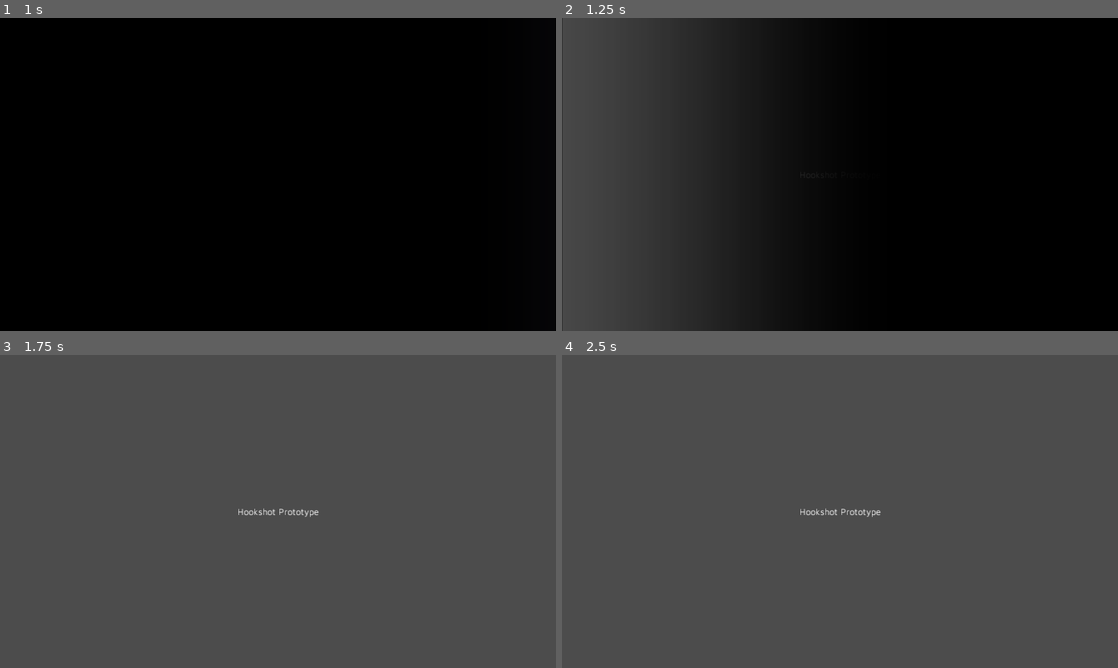
Above: before the commit, frames 1-4 (two rows, left to right).
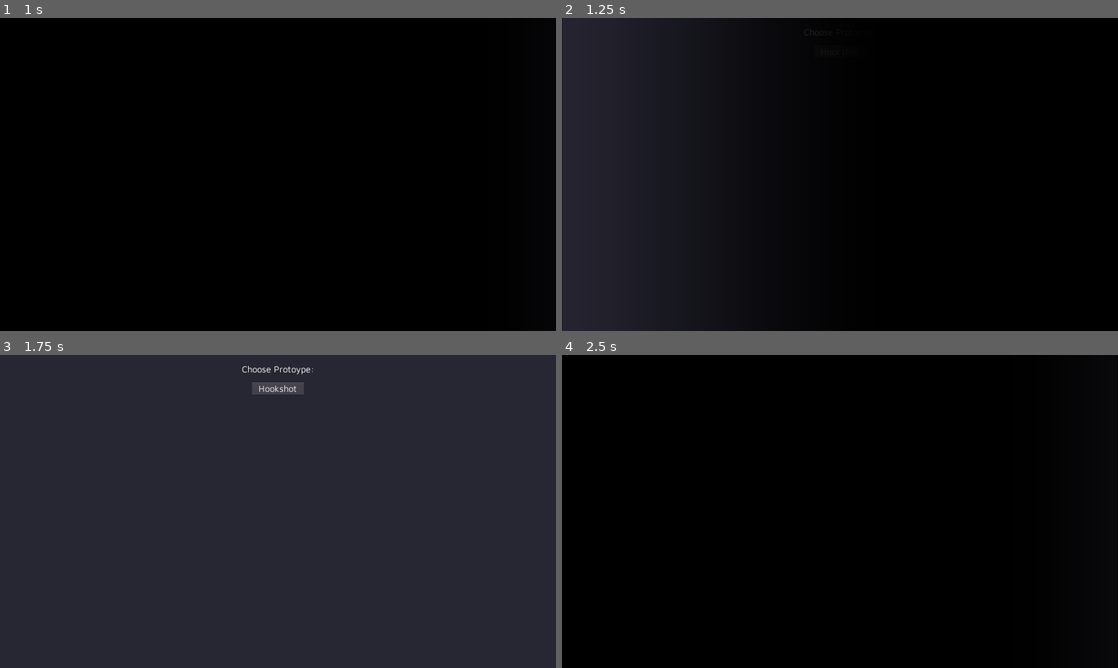
Above: after the commit, the same moments.

Repository: eh-jogos/ghgo2020
Game: Godot game, scene res://PrototypeMenu.tscn
The game is run twice, just before and just after one commit, with the same random seed, the same clock (stepped at 60 frames per second) and the same inputs.
Inputs:
- Up to frame 1 (1 s): click "Hookshot" at 0.5 s
- Up to frame 2 (1.25 s): no input
- Up to frame 3 (1.75 s): hold Up (ui_up) from 1.28 s (still down)
- Up to frame 4 (2.5 s): tap Enter at 2 s; release Up (ui_up) at 2.03 s; hold Down (ui_down) from 2.03 s (still down)

Frame 1 is identical in both runs. In frame 2, 19% of the frame differs, in the area x 0-46%, y 0-100%; in frame 3, 100%; in frame 4, 100%, in the area x 0-100%, y 0-100%.

Commit message:
Add basic placeholder scenes

Diff:
--- a/hookshot_prototype/Main.tscn
+++ b/hookshot_prototype/Main.tscn
@@ -1,12 +1,86 @@
-[gd_scene load_steps=2 format=2]
+[gd_scene load_steps=10 format=2]
 
 [ext_resource path="res://fonts/MavenProRegularl_36.tres" type="DynamicFont" id=1]
+[ext_resource path="res://hookshot_prototype/gameplay_elements/player/Player.tscn" type="PackedScene" id=2]
+[ext_resource path="res://hookshot_prototype/gameplay_elements/checkpoint/Checkpoint.tscn" type="PackedScene" id=3]
+[ext_resource path="res://hookshot_prototype/gameplay_elements/ground/Ground.tscn" type="PackedScene" id=4]
+[ext_resource path="res://hookshot_prototype/resources/white_block.png" type="Texture" id=5]
+[ext_resource path="res://hookshot_prototype/gameplay_elements/hook_points/safe/HootkTarget.tscn" type="PackedScene" id=6]
+[ext_resource path="res://hookshot_prototype/levels/base_level/ScreenLimits.gd" type="Script" id=7]
+
+[sub_resource type="LineShape2D" id=1]
+normal = Vector2( 1, 0 )
+
+[sub_resource type="LineShape2D" id=2]
+normal = Vector2( -1, 0 )
 
 [node name="HookshotMain" type="Node2D"]
 
+[node name="BG" type="Sprite" parent="."]
+self_modulate = Color( 0.0392157, 0.105882, 0.270588, 1 )
+texture = ExtResource( 5 )
+centered = false
+region_enabled = true
+region_rect = Rect2( 0, 0, 1920, 1080 )
+
+[node name="Checkpoint" parent="." instance=ExtResource( 3 )]
+
+[node name="HootkTarget" parent="." instance=ExtResource( 6 )]
+
+[node name="Ground" parent="." instance=ExtResource( 4 )]
+
+[node name="Player" parent="." instance=ExtResource( 2 )]
+position = Vector2( 1023.37, 863.817 )
+
+[node name="LevelWalls" type="Node2D" parent="."]
+
+[node name="Left" type="StaticBody2D" parent="LevelWalls"]
+position = Vector2( 640, 0 )
+script = ExtResource( 7 )
+_path_reference = NodePath("../../CanvasLayer/BlackStrips/Left")
+
+[node name="CollisionShape2D" type="CollisionShape2D" parent="LevelWalls/Left"]
+shape = SubResource( 1 )
+
+[node name="Right" type="StaticBody2D" parent="LevelWalls"]
+position = Vector2( 1280, 0 )
+script = ExtResource( 7 )
+reference_position = 1
+_path_reference = NodePath("../../CanvasLayer/BlackStrips/Right")
+
+[node name="CollisionShape2D" type="CollisionShape2D" parent="LevelWalls/Right"]
+shape = SubResource( 2 )
+
 [node name="CanvasLayer" type="CanvasLayer" parent="."]
 
+[node name="BlackStrips" type="Control" parent="CanvasLayer"]
+anchor_right = 1.0
+anchor_bottom = 1.0
+rect_pivot_offset = Vector2( 1437.85, 510.53 )
+__meta__ = {
+"_edit_use_anchors_": false
+}
+
+[node name="Left" type="ColorRect" parent="CanvasLayer/BlackStrips"]
+anchor_right = 0.333
+anchor_bottom = 1.0
+color = Color( 0, 0, 0, 1 )
+__meta__ = {
+"_edit_use_anchors_": false
+}
+
+[node name="Right" type="ColorRect" parent="CanvasLayer/BlackStrips"]
+anchor_left = 0.666
+anchor_right = 1.0
+anchor_bottom = 1.0
+grow_horizontal = 0
+color = Color( 0, 0, 0, 1 )
+__meta__ = {
+"_edit_use_anchors_": false
+}
+
 [node name="Label" type="Label" parent="CanvasLayer"]
+visible = false
 anchor_left = 0.5
 anchor_top = 0.5
 anchor_right = 0.5
--- /dev/null
+++ b/hookshot_prototype/gameplay_elements/checkpoint/Checkpoint.tscn
@@ -0,0 +1,21 @@
+[gd_scene load_steps=3 format=2]
+
+[ext_resource path="res://hookshot_prototype/gameplay_elements/checkpoint/checkpoint.png" type="Texture" id=1]
+
+[sub_resource type="RectangleShape2D" id=2]
+extents = Vector2( 91, 16 )
+
+[node name="Checkpoint" type="StaticBody2D"]
+position = Vector2( 1120.92, 182.251 )
+__meta__ = {
+"_edit_group_": true
+}
+
+[node name="Sprite" type="Sprite" parent="."]
+texture = ExtResource( 1 )
+
+[node name="CollisionShape2D" type="CollisionShape2D" parent="."]
+position = Vector2( 0, 3 )
+shape = SubResource( 2 )
+one_way_collision = true
+one_way_collision_margin = 16.0
--- /dev/null
+++ b/hookshot_prototype/gameplay_elements/ground/Ground.tscn
@@ -0,0 +1,21 @@
+[gd_scene load_steps=3 format=2]
+
+[ext_resource path="res://hookshot_prototype/gameplay_elements/ground/ground.png" type="Texture" id=1]
+
+[sub_resource type="RectangleShape2D" id=3]
+extents = Vector2( 320, 26 )
+
+[node name="Ground" type="StaticBody2D"]
+self_modulate = Color( 0.0392157, 0.105882, 0.270588, 1 )
+position = Vector2( 960, 1080 )
+__meta__ = {
+"_edit_group_": true
+}
+
+[node name="Sprite" type="Sprite" parent="."]
+texture = ExtResource( 1 )
+offset = Vector2( 0, -30 )
+
+[node name="CollisionShape2D" type="CollisionShape2D" parent="."]
+position = Vector2( 0, -26 )
+shape = SubResource( 3 )
--- /dev/null
+++ b/hookshot_prototype/gameplay_elements/hook_points/safe/HootkTarget.tscn
@@ -0,0 +1,12 @@
+[gd_scene load_steps=2 format=2]
+
+[ext_resource path="res://hookshot_prototype/gameplay_elements/hook_points/safe/hook_point.png" type="Texture" id=1]
+
+[node name="HootkTarget" type="Area2D"]
+position = Vector2( 853.88, 759.518 )
+__meta__ = {
+"_edit_group_": true
+}
+
+[node name="Sprite" type="Sprite" parent="."]
+texture = ExtResource( 1 )
Not shown: 1 places in PrototypeMenu.tscn that only renumber resources
